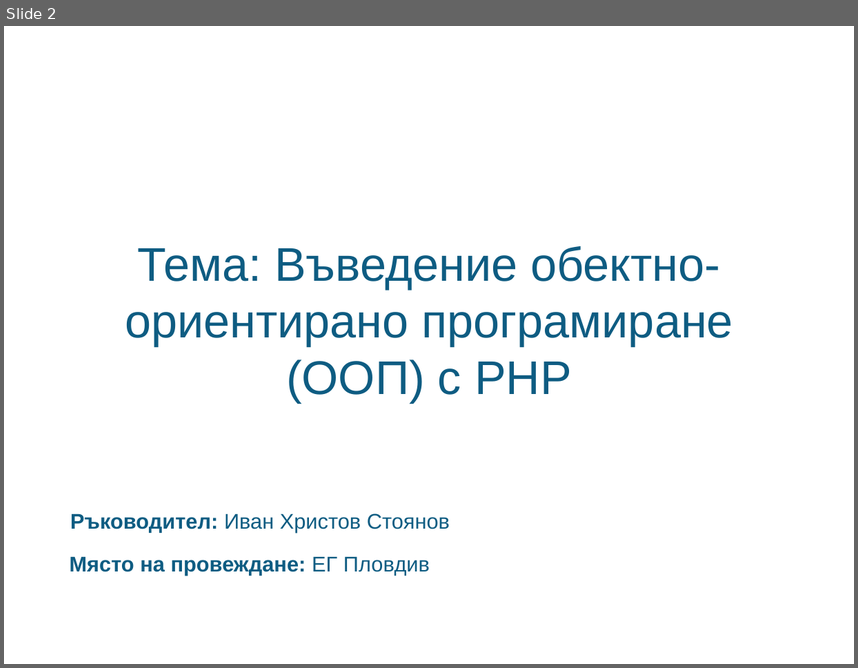
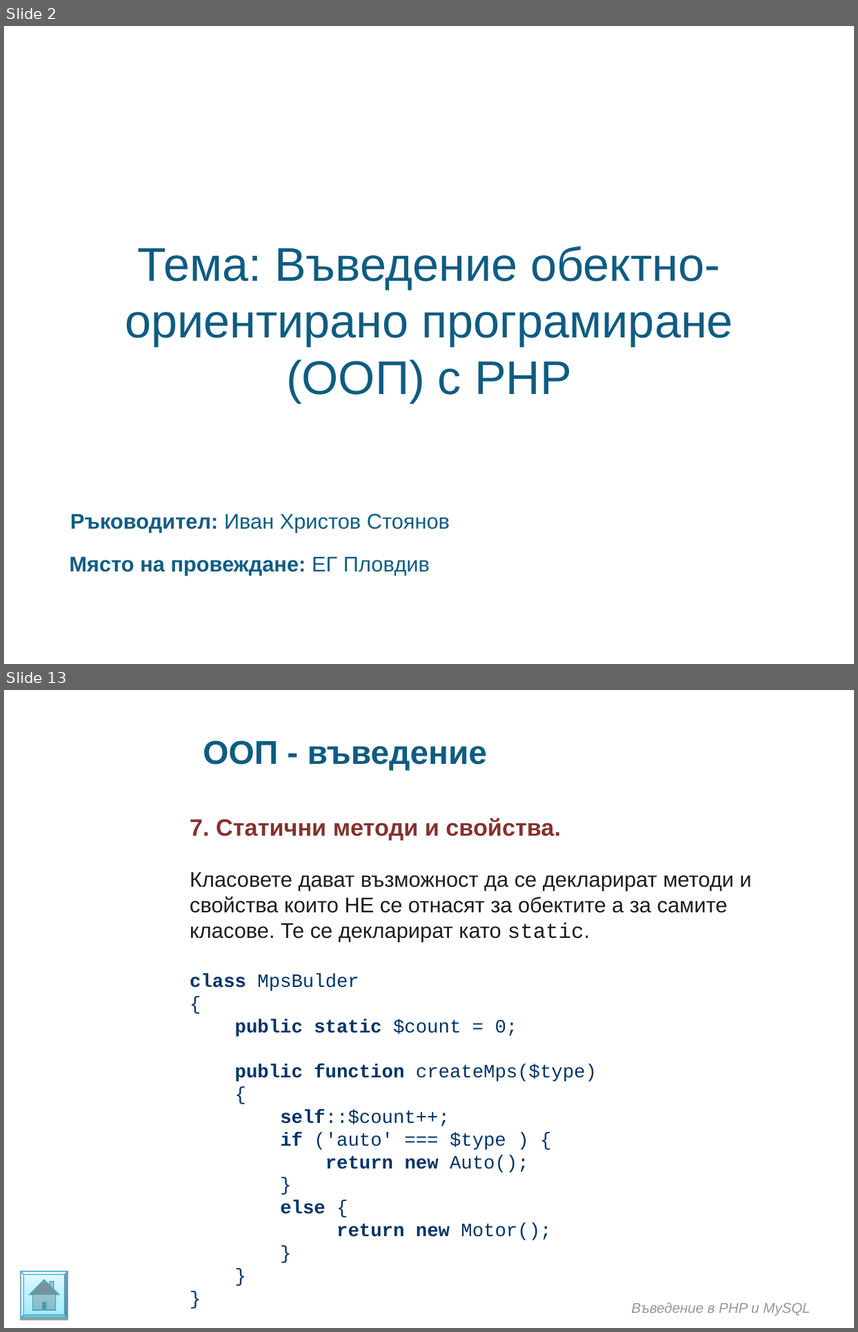
Before and after one commit to ivanstoynov/php-learning, a slide deck: Materials/PHP/Introduction in OOP.ppt. Shown one above the other, each under a label of ours: slide 2 before the commit, slides 2 and 13 after it; the slides between them are not shown. The pictures are 858x668 and 858x1332 pixels, drawn with LibreOffice and Linux fonts; fonts in the diff are those of the drawing; background and template pictures are left out. Boxes give left, top, right and bottom in pixels: in the first picture for what was removed or moved away, otherwise in the second. Text is boxed around its words. In the diff, an @@ line names an element or a change of style, - is before the commit and + after.

Commit message:
Add static methods to presentations of OOP

```diff
--- a/Materials/PHP/Introduction in OOP.ppt
+++ b/Materials/PHP/Introduction in OOP.ppt
@@ slide 13 added at <box>4,690,854,1328</box>, background picture (left out) @@
@@ text added at <box>203,740,487,770</box>, 28 pt, text #0E5C82, bold @@
+ООП - въведение
@@ text added at <box>190,818,751,1240</box>, 16 pt, text #003366 @@
+7. Статични методи и свойства.
+Класовете дават възможност да се декларират методи и свойства които НЕ се отнасят за обектите а за самите класове. Те се декларират като static.
+class MpsBulder
+{
+public static $count = 0;
+public function createMps($type)
+{
+self::$count++;
+if ('auto' === $type ) {
+return new Auto();
+}
+else {
+return new Motor();
+}
+}
+}
@@ freeform shape added at <box>21,1272,67,1318</box>, fill gradient #9EEAFF to #E4F9FF, outline #46AAC5 0.74 pt @@
@@ text added at <box>631,1302,810,1315</box>, 12 pt, text #969696, italic @@
+Въведение в PHP и MySQL
```
Also in this commit, not shown: 10 slides changed, 6 other slides added.
